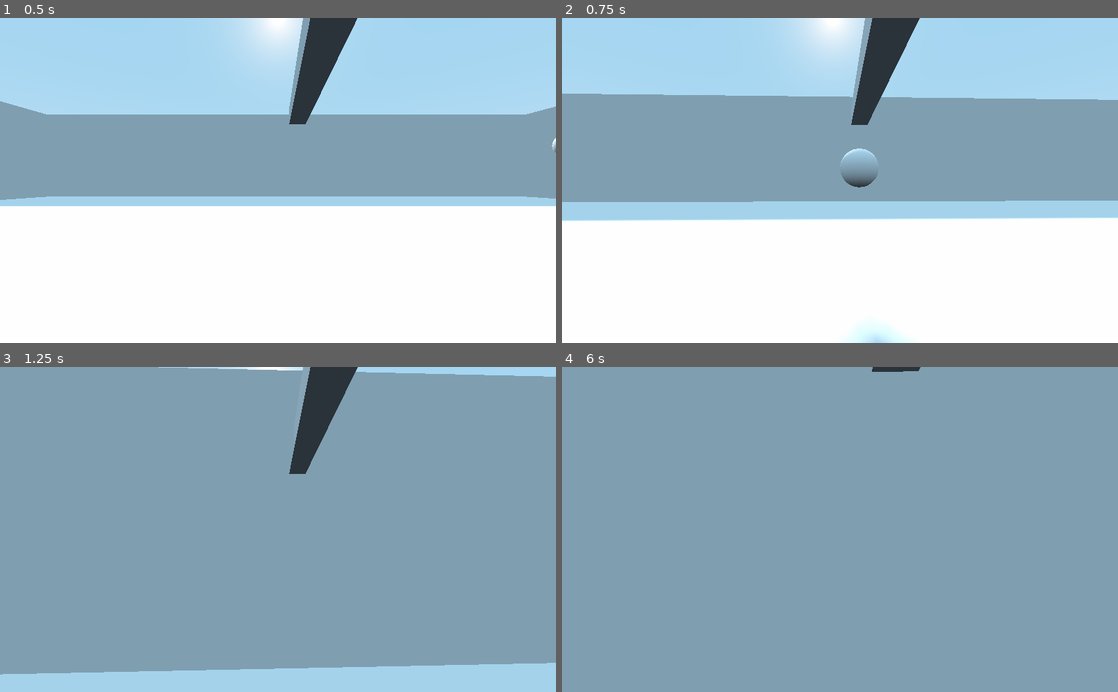
Above: before the commit, frames 1-4 (two rows, left to right).
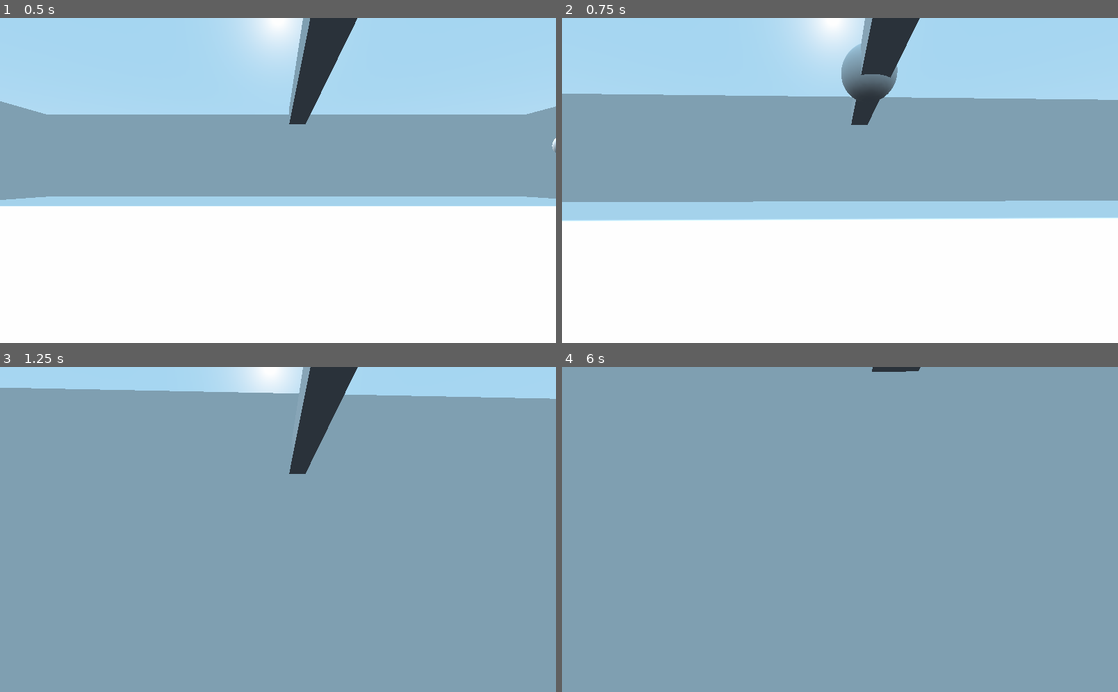
Above: after the commit, the same moments.

Repository: NickCheng0921/curveshot
Game: Godot game, scene res://Scenes/Main.tscn
Two runs of this game, one before a commit and one after it. Both use one fixed random seed, a clock stepped at 60 frames per second and the inputs below.
Inputs (mouse positions are in pixels of both pictures, inside the frame that each line leads up to):
- Up to frame 1 (0.5 s): no input
- Up to frame 2 (0.75 s): move the mouse to (867, 180) at 0.52 s; hold W (move_forward) from 0.53 s (still down); click (867, 180) at 0.6 s
- Up to frame 3 (1.25 s): keep holding W (move_forward); tap Space (jump) at 0.77 s
- Up to frame 4 (6 s): move the mouse to (812, 529) at 1.27 s; click (812, 529) at 1.35 s; tap Space (jump) at 1.52, 2.75, 3.02, 3.77, 4.25, 4.52, 5.75 s; tap Enter at 2, 3.5, 5 s; move the mouse to (851, 523) at 2.02 s; click (851, 523) at 2.1 s; move the mouse to (834, 536) at 2.77 s; click (834, 536) at 2.85 s; move the mouse to (878, 532) at 3.52 s; click (878, 532) at 3.6 s; move the mouse to (795, 526) at 4.27 s; click (795, 526) at 4.35 s; move the mouse to (845, 529) at 5.02 s; click (845, 529) at 5.1 s; move the mouse to (817, 523) at 5.77 s; release W (move_forward) at 5.78 s; hold D (move_right) from 5.78 s (still down); click (817, 523) at 5.85 s

Frame 1 is identical in both runs. In frame 2, 1.4% of the frame differs, in the area x 50-63%, y 7-100%; in frame 3, 14%, in the area x 0-100%, y 0-100%; in frame 4, less than 0.1%.

Commit message:
Barrel_Point
Moved barrel_point, which resulted in moving the mouse up and down to impact bullet velocity in the z axis. The value for which barely changes

Diff:
--- a/3dDemo/Scenes/Main.tscn
+++ b/3dDemo/Scenes/Main.tscn
@@ -24,10 +24,8 @@
 [sub_resource type="BoxShape" id=10]
 
 [node name="Main" type="Node"]
-editor/display_folded = true
 
 [node name="Ground" type="StaticBody" parent="."]
-editor/display_folded = true
 transform = Transform( 1, 0, 0, 0, 1, 0, 0, 0, 1, 0, -1, 0 )
 collision_layer = 4
 collision_mask = 0
@@ -49,7 +47,6 @@
 transform = Transform( 1, 0, 0, 0, 1, 0, 0, 0, 1, 0, 4.15772, 0 )
 
 [node name="Walls" type="StaticBody" parent="."]
-editor/display_folded = true
 
 [node name="Wall +x" type="MeshInstance" parent="Walls"]
 transform = Transform( 1, 0, 0, 0, 5, 0, 0, 0, 15, 16, 0, 0 )
--- a/3dDemo/Scenes/Player.tscn
+++ b/3dDemo/Scenes/Player.tscn
@@ -19,14 +19,15 @@
 material/0 = null
 
 [node name="MeshInstance2" type="MeshInstance" parent="Pivot"]
-transform = Transform( -4.37114e-008, 0, 0.1, 0, 0.1, 0, -1, 0, -4.37114e-009, 0.236864, 0.787365, -1.85087 )
+transform = Transform( -4.37114e-08, 0, 0.1, 0, 0.1, 0, -1, 0, -4.37114e-09, 0.236864, 0.787365, -1.85087 )
 mesh = SubResource( 2 )
 material/0 = null
-
-[node name="barrel point" type="Position3D" parent="Pivot/MeshInstance2"]
-transform = Transform( 1, 0, 1.77636e-015, 0, 0.999999, 0, 0, 0, 0.999999, 1.26516, -6.54674, 2.14577e-006 )
 
 [node name="CollisionShape" type="CollisionShape" parent="."]
 shape = SubResource( 3 )
 
 [node name="Camera" type="Camera" parent="."]
+transform = Transform( 1, 0, 0, 0, 1, 0, 0, 0, 1, -2.98023e-08, 0, 0 )
+
+[node name="barrel point" type="Position3D" parent="Camera"]
+transform = Transform( -4.37114e-08, 0, 0.0999999, 0, 0.0999999, 0, -1, 0, -4.37114e-09, 0.236864, 0.77335, -2.37189 )
--- a/3dDemo/Scripts/Bullet.gd
+++ b/3dDemo/Scripts/Bullet.gd
@@ -1,7 +1,7 @@
 extends KinematicBody
 
 var velocity := Vector3()
-export var lifespan = 2
+export var lifespan = 10
 
 # Called when the node enters the scene tree for the first time.
 func _ready():
--- a/3dDemo/Scripts/Player.gd
+++ b/3dDemo/Scripts/Player.gd
@@ -13,7 +13,7 @@
 var bullet_velocity_vec := Vector3(1, 0, 0)
 
 onready var bullet = preload("res://Scenes/Bullet.tscn")
-onready var barrel_point = $"Pivot/MeshInstance2/barrel point"
+onready var barrel_point = $"Camera/barrel point"
 onready var player = $"."
 onready var camera = $Camera
 #Camera variables
@@ -66,6 +66,11 @@
 		#camera_x_tilt = camera.global_transform.basis.get_euler()[0]
 		bullet_velocity_vec = Vector3(1, 0, 0)
 		bullet_velocity_vec = bullet_velocity_vec.rotated(y_axis, global_y_degree+PI/2) * bullet_velocity
+
+		#bullet_velocity_vec[2] = bullet_velocity_vec[2]*2
+
+		print("bullet_velocity_vec is ",bullet_velocity_vec)
+
 		#bullet_velocity_vec = bullet_velocity_vec.rotated(x_axis, camera_x_tilt)
 		#bullet_velocity_vec[1] *= bullet_velocity
 		bullet_instance.velocity = bullet_velocity_vec
